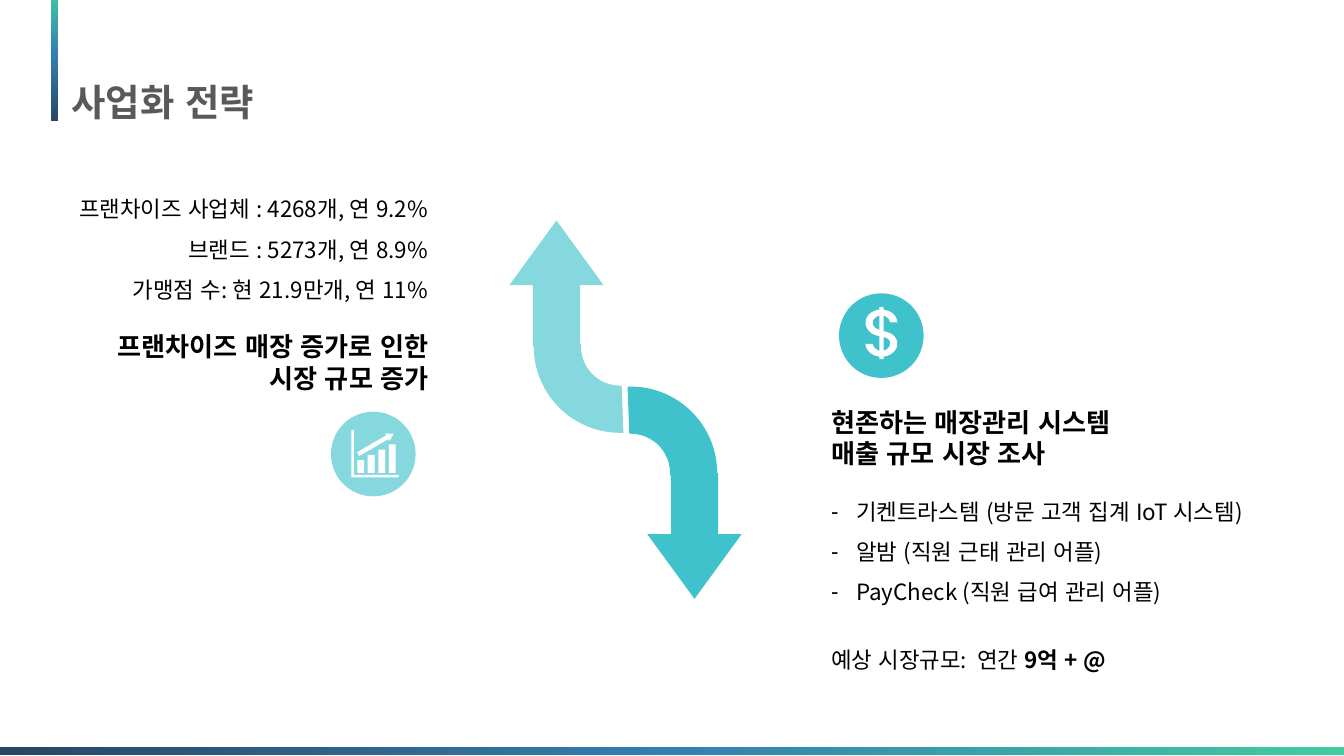
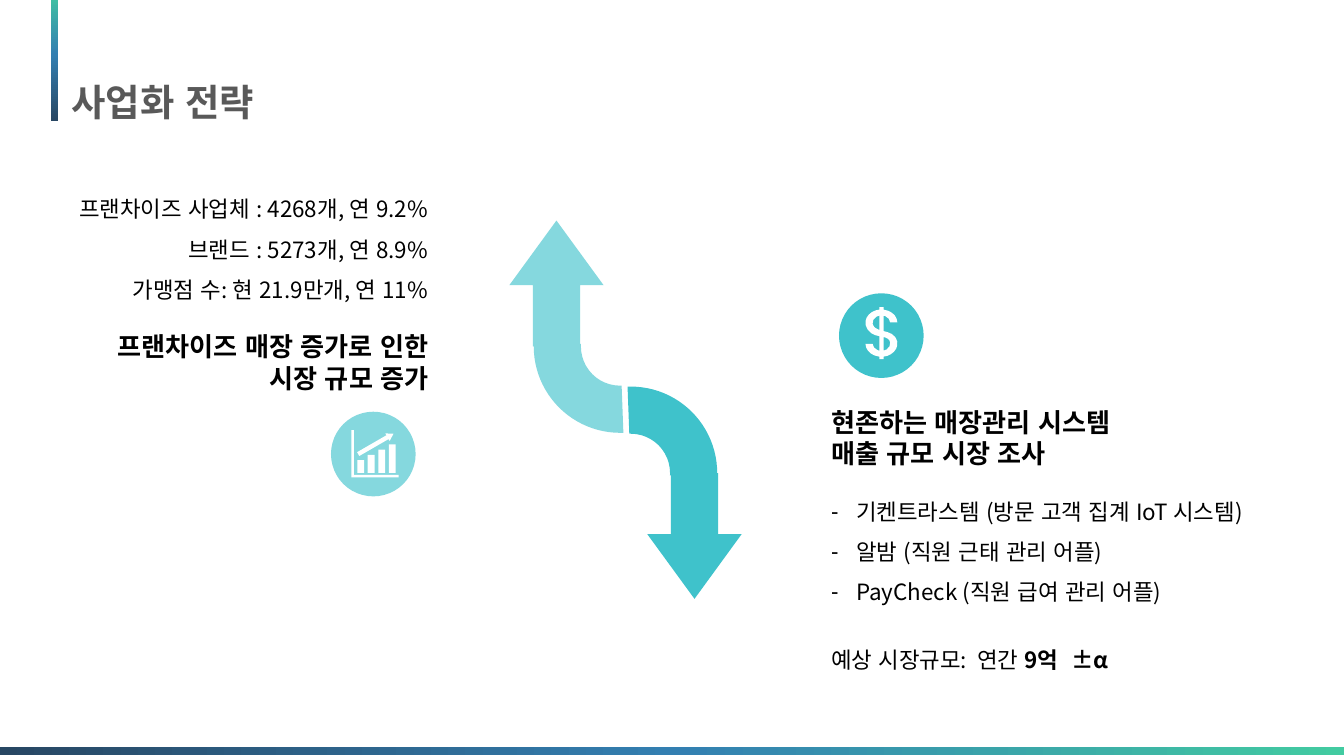
Before and after one commit to Matrix-ERPSolution/Matrix-Webapp, a slide deck: slide 33 of Matrix_presentation.pptx. Drawn at 1344x756 pixels with LibreOffice and Linux fonts; fonts in the diff are those of the drawing; background and template pictures are left out. Boxes give left, top, right and bottom in pixels: in the first picture for what was removed or moved away, otherwise in the second. Text is boxed around its words. In the diff, an @@ line names an element or a change of style, - is before the commit and + after.

```diff
--- a/Matrix_presentation.pptx
+++ b/Matrix_presentation.pptx
@@ text at [831,649,1108,670]: text changed @@
-예상 시장규모: 연간 9억 + @
+예상 시장규모: 연간 9억 ±α
```
Also in this commit, not shown: 17 other slides changed, 1 other file.
